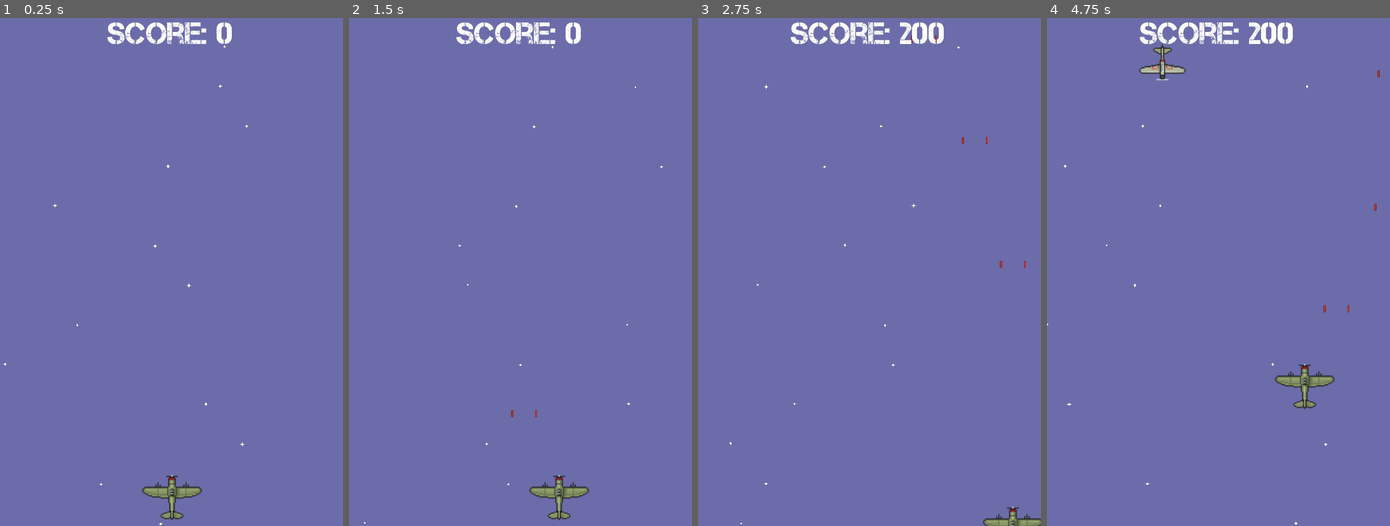
Above: before the commit, frames 1-4 (left to right).
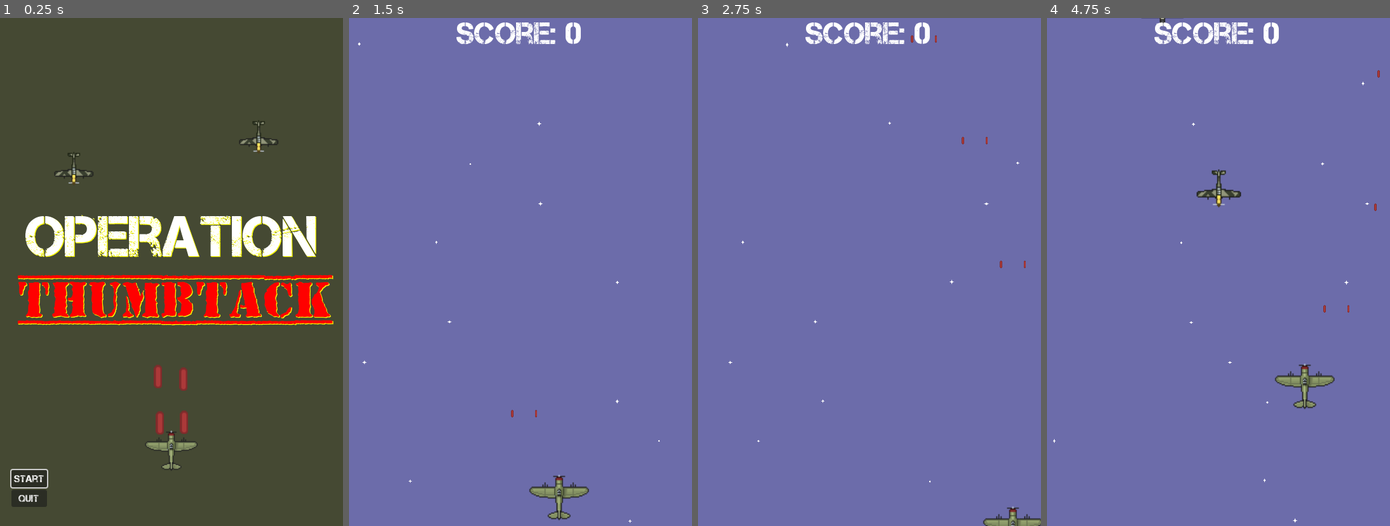
Above: after the commit, the same moments.

Repository: lovetocode/operation_thumbtack
Game: Godot game, scene res://scenes/menu.tscn
Two runs of this game, one before a commit and one after it. Both use one fixed random seed, a clock stepped at 60 frames per second and the inputs below. Before the commit the project starts from res://scenes/level_01.tscn.
Inputs (mouse positions are in pixels of both pictures, inside the frame that each line leads up to):
- Up to frame 1 (0.25 s): no input
- Up to frame 2 (1.5 s): click (379, 480) at 0.5 s, where only the run after the commit has a clickable "Start"; hold D (move_right) from 1.28 s (still down); hold Space (shoot) from 1.28 s (still down)
- Up to frame 3 (2.75 s): release D (move_right) at 2.03 s; release Space (shoot) at 2.03 s; hold S (move_down) from 2.03 s (still down); tap Space (shoot) at 2.1 s
- Up to frame 4 (4.75 s): release S (move_down) at 2.78 s; hold D (move_right) 2.78-3.53 s; hold Space (shoot) 2.78-3.53 s; hold W (move_up) 3.53-4.28 s; tap Space (shoot) at 3.6 s; hold A (move_left) from 4.28 s (still down); hold Space (shoot) from 4.28 s (still down)

The runs differ from the first frame. In frame 1, 100% of the frame differs, in the area x 0-100%, y 0-100%; in frame 2, less than 0.1%; in frame 3, 1.3%; in frame 4, 2.0%.

Commit message:
Added main menu

Diff:
--- a/project.godot
+++ b/project.godot
@@ -11,7 +11,7 @@
 [application]
 
 config/name="operation thumbtack"
-run/main_scene="res://scenes/level_01.tscn"
+run/main_scene="res://scenes/menu.tscn"
 config/features=PackedStringArray("4.1", "Forward Plus")
 config/icon="res://icon.svg"
 
--- a/scenes/level_01.tscn
+++ b/scenes/level_01.tscn
@@ -7,10 +7,10 @@
 [ext_resource type="PackedScene" uid="uid://c3wnrd2mpx2cu" path="res://scenes/hud.tscn" id="4_5ived"]
 [ext_resource type="PackedScene" uid="uid://chxss65sharc" path="res://scenes/enemy.tscn" id="4_crr7g"]
 [ext_resource type="AudioStream" uid="uid://doffoopnj21p8" path="res://assets/sounds/Retro Gun SingleShot 04.wav" id="4_jji4x"]
-[ext_resource type="AudioStream" uid="uid://bvqipcijsts7v" path="res://assets/sounds/Retro Music - WolfSynth - Tempo Normal - 02.wav" id="5_7p1bm"]
 [ext_resource type="Texture2D" uid="uid://dln5icutgpeb1" path="res://assets/Effects/star2.png" id="5_b5vp6"]
 [ext_resource type="PackedScene" uid="uid://bv2tsgg0rjq61" path="res://scenes/game_over_screen.tscn" id="5_eewtf"]
 [ext_resource type="PackedScene" uid="uid://ied6crjgis8h" path="res://scenes/japan.tscn" id="5_jyxws"]
+[ext_resource type="AudioStream" uid="uid://cg0l264s0q6rb" path="res://assets/sounds/Dawn of the Apocalypse.mp3" id="5_tkw23"]
 [ext_resource type="AudioStream" uid="uid://cxqi10b6reaa8" path="res://assets/sounds/Retro Impact Metal 36.wav" id="5_ukmwx"]
 [ext_resource type="AudioStream" uid="uid://1qqc3gmdjwqp" path="res://assets/sounds/Retro Negative Long 12.wav" id="6_1ro8g"]
 [ext_resource type="AudioStream" uid="uid://dx30b23hsoya5" path="res://assets/sounds/Game Over.wav" id="6_m4h1q"]
@@ -40,12 +40,12 @@
 pitch_scale = 0.7
 
 [node name="WolfSynth_sound" type="AudioStreamPlayer" parent="SFX"]
-stream = ExtResource("5_7p1bm")
-volume_db = -20.0
-pitch_scale = 0.7
+stream = ExtResource("5_tkw23")
+volume_db = 5.0
 
 [node name="Explode_sound" type="AudioStreamPlayer" parent="SFX"]
 stream = ExtResource("4_jji4x")
+volume_db = 5.0
 pitch_scale = 0.2
 
 [node name="Hit_sound" type="AudioStreamPlayer" parent="SFX"]
--- /dev/null
+++ b/scenes/menu.tscn
@@ -0,0 +1,111 @@
+[gd_scene load_steps=8 format=3 uid="uid://ctqj0ybwwg3q7"]
+
+[ext_resource type="Script" path="res://scripts/menu.gd" id="1_edr2e"]
+[ext_resource type="FontFile" uid="uid://dchotfwgm3xak" path="res://assets/Font/Capture it.ttf" id="1_s4tis"]
+[ext_resource type="FontFile" uid="uid://dhlxjnmy045wo" path="res://assets/Font/Top Secret.ttf" id="2_gt6je"]
+[ext_resource type="AudioStream" uid="uid://bvqipcijsts7v" path="res://assets/sounds/Retro Music - WolfSynth - Tempo Normal - 02.wav" id="4_slsfj"]
+[ext_resource type="Texture2D" uid="uid://den75aqhodmmx" path="res://assets/planeSprites/US_p47.png" id="5_uvop0"]
+[ext_resource type="Texture2D" uid="uid://bgu73hji17as" path="res://assets/planeSprites/GER_bf109.png" id="6_vaasr"]
+[ext_resource type="Texture2D" uid="uid://beuitmve4ndhl" path="res://assets/Lasers/laserRed02.png" id="7_salp6"]
+
+[node name="Menu" type="Control"]
+layout_mode = 3
+anchors_preset = 15
+anchor_right = 1.0
+anchor_bottom = 1.0
+grow_horizontal = 2
+grow_vertical = 2
+script = ExtResource("1_edr2e")
+
+[node name="ColorRect" type="ColorRect" parent="."]
+layout_mode = 1
+anchors_preset = 15
+anchor_right = 1.0
+anchor_bottom = 1.0
+grow_horizontal = 2
+grow_vertical = 2
+color = Color(0.227451, 0.270588, 0.0666667, 0.431373)
+
+[node name="VBoxContainer" type="VBoxContainer" parent="."]
+layout_mode = 0
+offset_left = 18.0
+offset_top = 712.0
+offset_right = 64.0
+offset_bottom = 778.0
+
+[node name="Start" type="Button" parent="VBoxContainer"]
+layout_mode = 2
+theme_override_fonts/font = ExtResource("1_s4tis")
+text = "Start"
+
+[node name="Quit" type="Button" parent="VBoxContainer"]
+layout_mode = 2
+theme_override_fonts/font = ExtResource("1_s4tis")
+text = "Quit
+"
+
+[node name="Operation" type="Label" parent="."]
+layout_mode = 0
+offset_left = 40.0
+offset_top = 293.0
+offset_right = 499.0
+offset_bottom = 397.0
+theme_override_colors/font_shadow_color = Color(1, 1, 0, 1)
+theme_override_fonts/font = ExtResource("1_s4tis")
+theme_override_font_sizes/font_size = 90
+text = "Operation"
+horizontal_alignment = 1
+
+[node name="Thumbtack" type="Label" parent="."]
+layout_mode = 0
+offset_left = -2.0
+offset_top = 401.0
+offset_right = 553.0
+offset_bottom = 501.0
+theme_override_colors/font_color = Color(1, 0, 0, 1)
+theme_override_colors/font_shadow_color = Color(1, 1, 0, 1)
+theme_override_fonts/font = ExtResource("2_gt6je")
+theme_override_font_sizes/font_size = 80
+text = "Thumbtack
+"
+horizontal_alignment = 1
+
+[node name="AudioStreamPlayer" type="AudioStreamPlayer" parent="."]
+stream = ExtResource("4_slsfj")
+volume_db = -20.0
+
+[node name="UsP47" type="Sprite2D" parent="."]
+position = Vector2(269, 677)
+scale = Vector2(1.5, 1.5)
+texture = ExtResource("5_uvop0")
+
+[node name="GerBf109" type="Sprite2D" parent="."]
+position = Vector2(117, 241)
+rotation = 3.14159
+scale = Vector2(1.5, 1.5)
+texture = ExtResource("6_vaasr")
+
+[node name="GerBf110" type="Sprite2D" parent="."]
+position = Vector2(408, 191)
+rotation = 3.14159
+scale = Vector2(1.5, 1.5)
+texture = ExtResource("6_vaasr")
+
+[node name="LaserRed02" type="Sprite2D" parent="."]
+position = Vector2(252, 638)
+texture = ExtResource("7_salp6")
+
+[node name="LaserRed03" type="Sprite2D" parent="."]
+position = Vector2(290, 637)
+texture = ExtResource("7_salp6")
+
+[node name="LaserRed04" type="Sprite2D" parent="."]
+position = Vector2(289, 569)
+texture = ExtResource("7_salp6")
+
+[node name="LaserRed05" type="Sprite2D" parent="."]
+position = Vector2(249, 565)
+texture = ExtResource("7_salp6")
+
+[connection signal="pressed" from="VBoxContainer/Start" to="." method="_on_start_pressed"]
+[connection signal="pressed" from="VBoxContainer/Quit" to="." method="_on_quit_pressed"]
--- /dev/null
+++ b/scripts/menu.gd
@@ -0,0 +1,11 @@
+extends Control
+
+func _ready():
+	$VBoxContainer/Start.grab_focus()
+	$AudioStreamPlayer.play()
+
+func _on_start_pressed():
+	get_tree().change_scene_to_file("res://scenes/level_01.tscn")
+
+func _on_quit_pressed():
+	get_tree().quit()
Not shown, added: assets/sounds/Dawn of the Apocalypse.mp3.import
Not shown, added: assets/sounds/Dawn of the Apocalypse.mp3
Not shown, added: scenes/men6845.tmp
